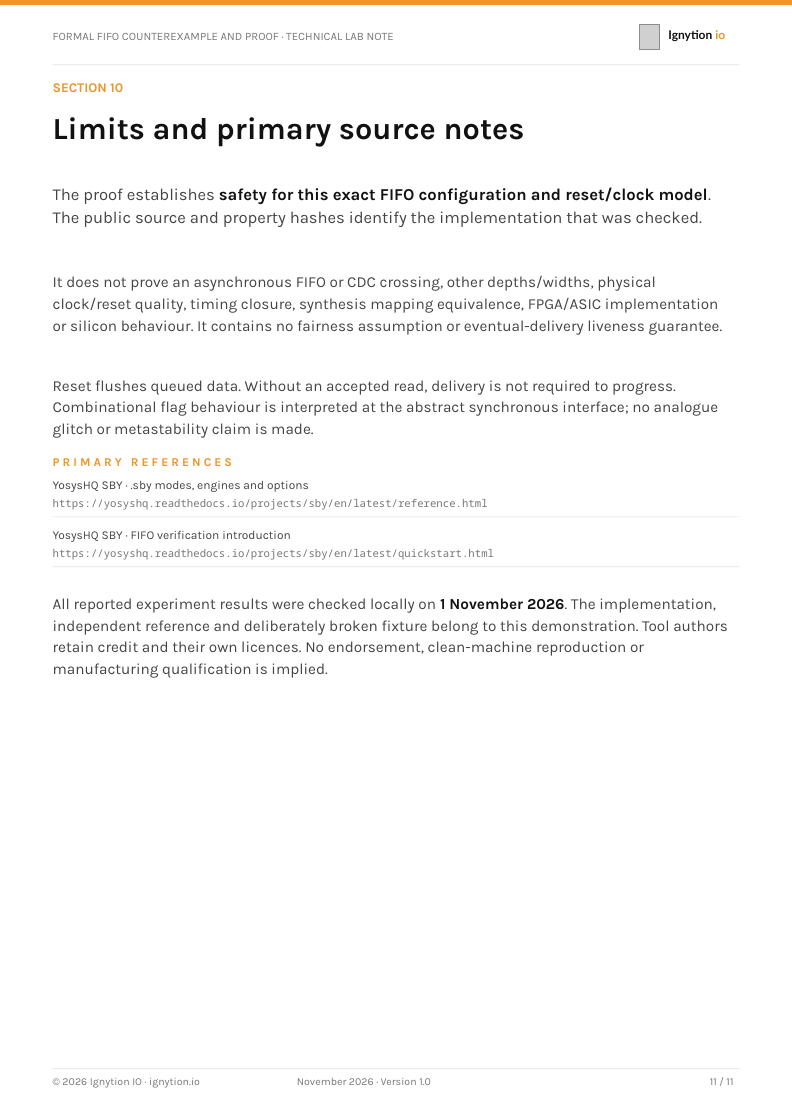
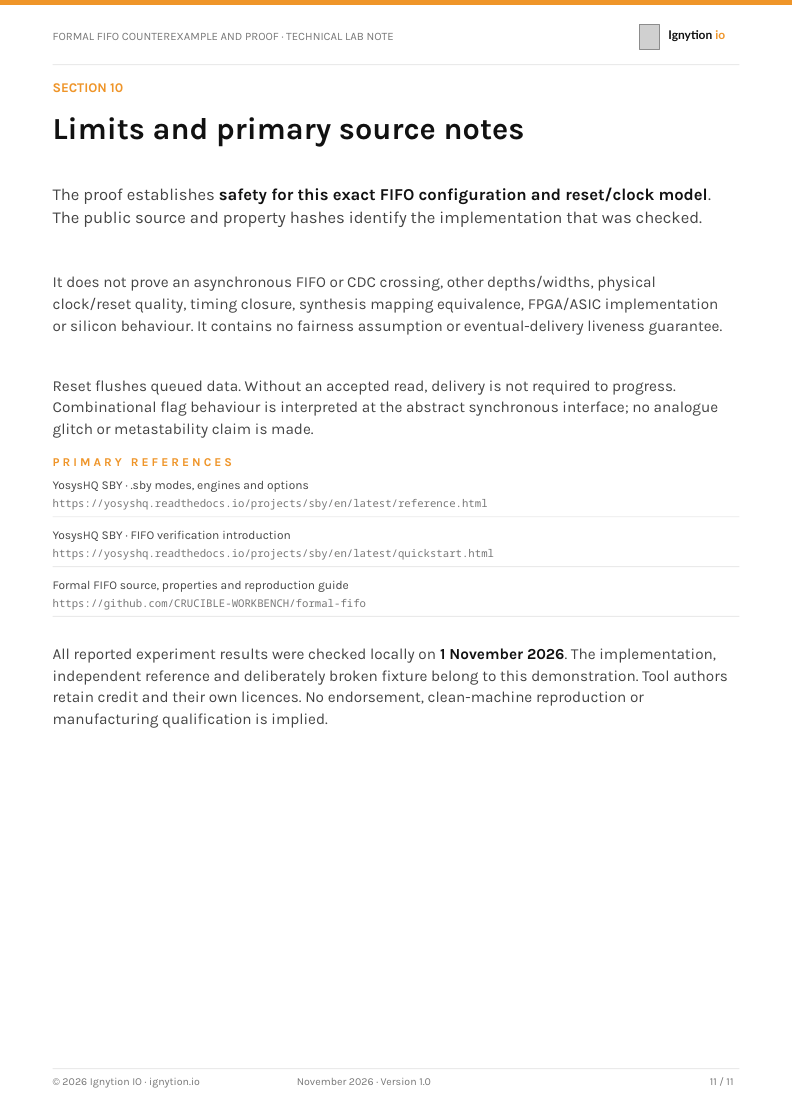
Before and after one commit to CRUCIBLE-WORKBENCH/formal-fifo, a slide deck: slide 11 of docs/Formal_FIFO_Counterexample_and_Proof_Ignytion_A4.pptx. Drawn at 792x1120 pixels with LibreOffice and Linux fonts; fonts in the diff are those of the drawing; grey boxes stand for pictures. Boxes give left, top, right and bottom in pixels: in the first picture for what was removed or moved away, otherwise in the second. Text is boxed around its words. In the diff, an @@ line names an element or a change of style, - is before the commit and + after.

```diff
--- a/docs/Formal_FIFO_Counterexample_and_Proof_Ignytion_A4.pptx
+++ b/docs/Formal_FIFO_Counterexample_and_Proof_Ignytion_A4.pptx
@@ text added at [53, 581, 349, 592], 9 pt, text #444444 @@
+Formal FIFO source, properties and reproduction guide
@@ text added at [53, 599, 366, 610], 8 pt, text #777777 @@
+https://github.com/CRUCIBLE-WORKBENCH/formal-fifo
@@ rectangle added at [53, 616, 739, 617], fill #EAEAEA @@
@@ text "All reported experiment results were ...": place and size @@
-text "All reported experiment results were ..." at [53, 598, 728, 678]
+text "All reported experiment results were ..." at [53, 648, 728, 728]
```
Also in this commit, not shown: 8 other files.
